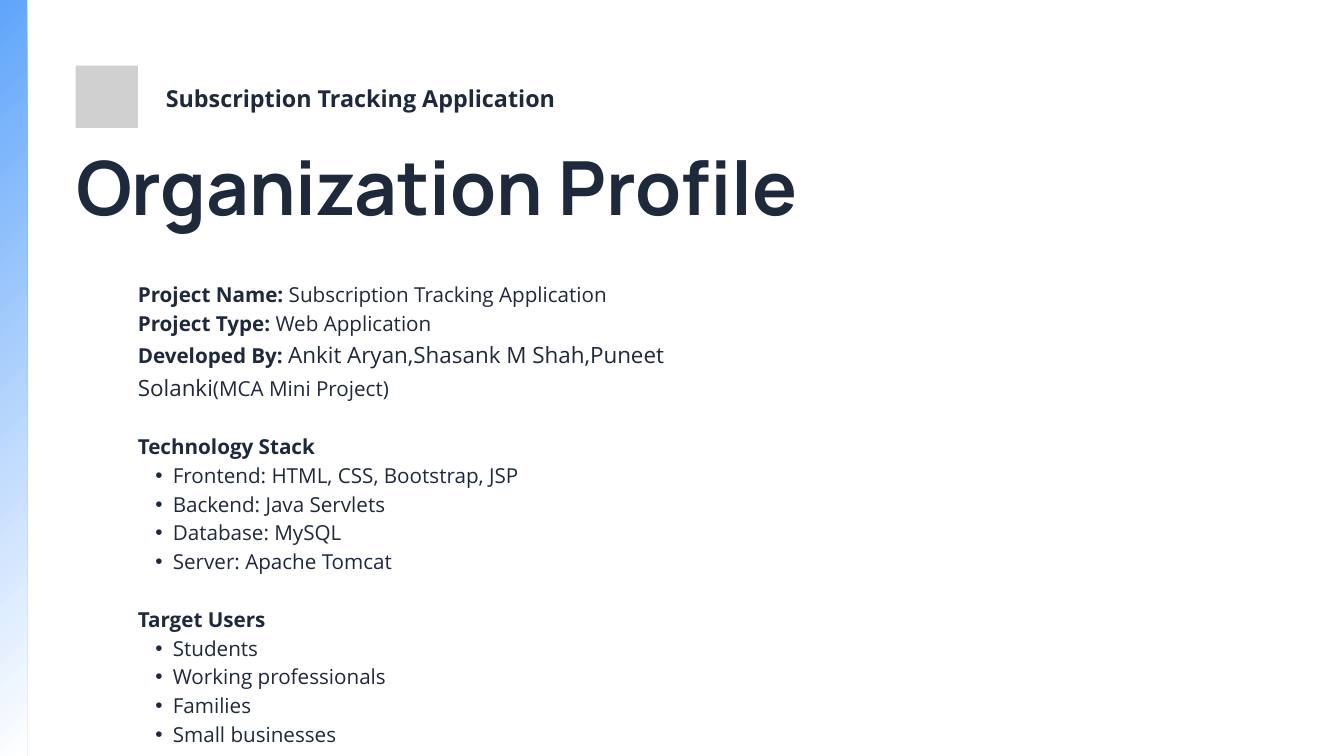
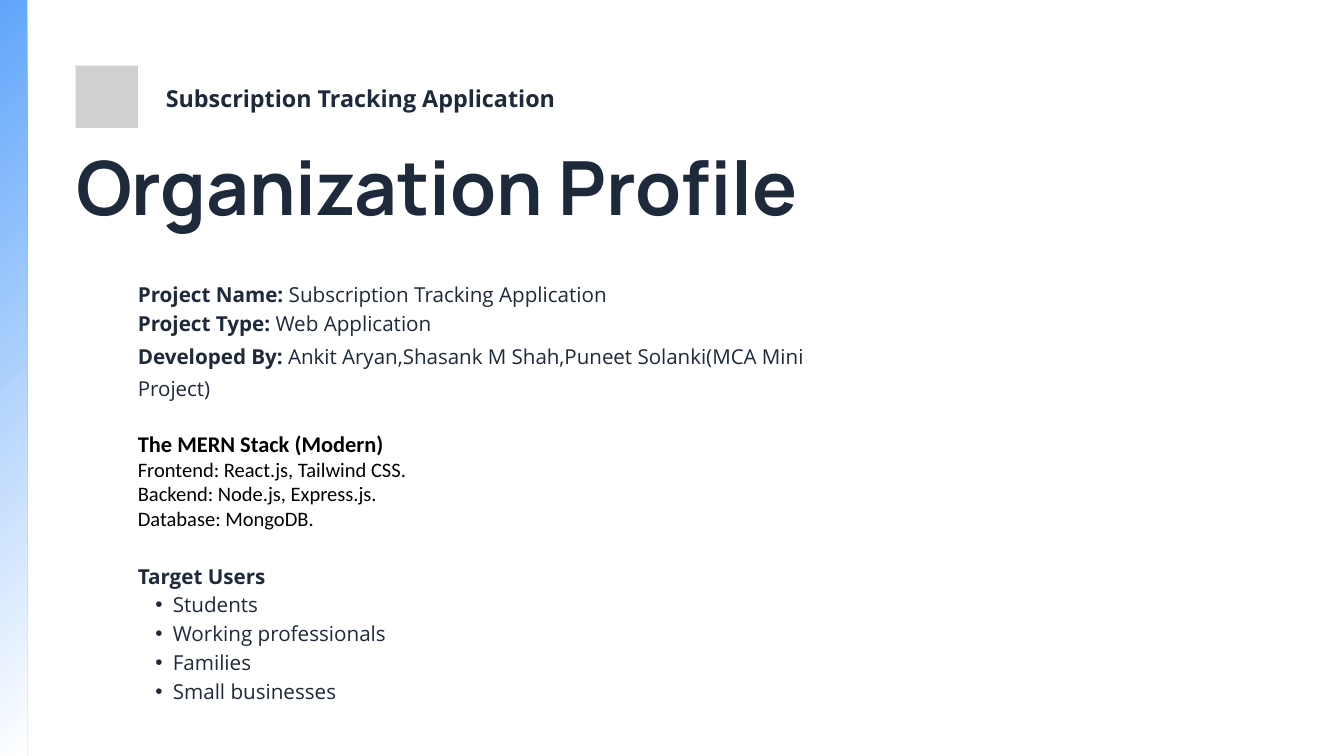
Before and after one commit to ShasankShah01/Subscription-Tracking-Application, a slide deck: slide 3 of STArt.pptx. Drawn at 1344x756 pixels with LibreOffice and Linux fonts; fonts in the diff are those of the drawing; grey boxes stand for pictures. Boxes give left, top, right and bottom in pixels: in the first picture for what was removed or moved away, otherwise in the second. Text is boxed around its words. In the diff, an @@ line names an element or a change of style, - is before the commit and + after.

```diff
--- a/STArt.pptx
+++ b/STArt.pptx
@@ text at bbox=[138, 348, 803, 401]: size 24 to 22 pt in "Ankit Aryan,Shasank M Shah,Puneet Solanki(MCA" @@
@@ text at bbox=[138, 435, 406, 530]: text changed; font Open Sans to Calibri; text colour #1E293B to #000000 @@
-Technology Stack
-  • Frontend: HTML, CSS, Bootstrap, JSP
-  • Backend: Java Servlets
-  • Database: MySQL
-  • Server: Apache Tomcat
+The MERN Stack (Modern)
+Frontend: React.js, Tailwind CSS.
+Backend: Node.js, Express.js.
+Database: MongoDB.
```
Also in this commit, not shown: 2 other slides changed.
